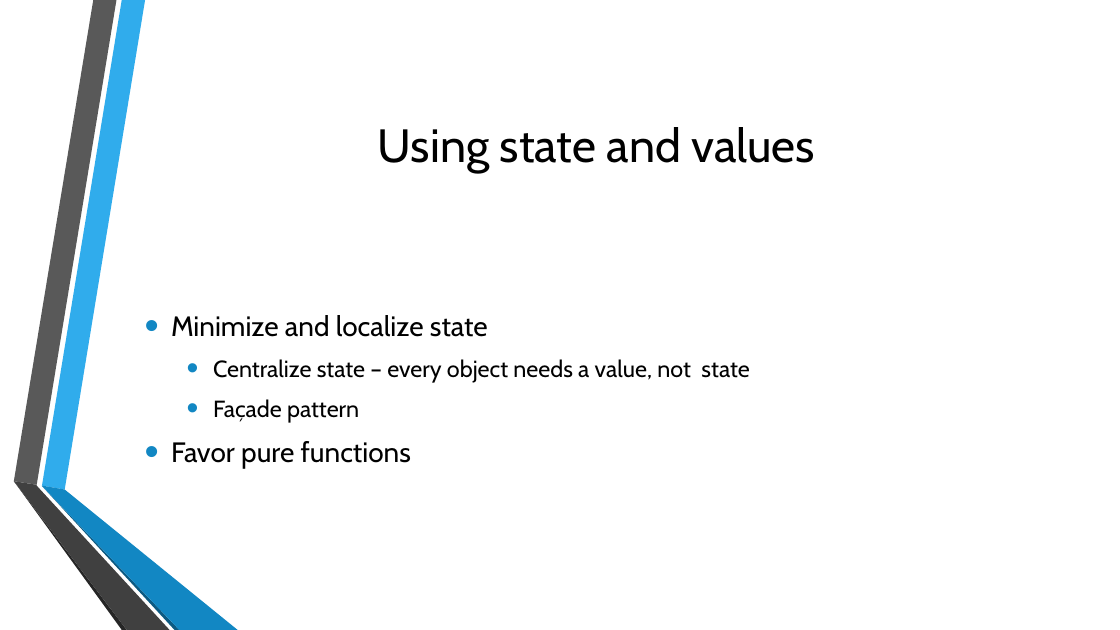
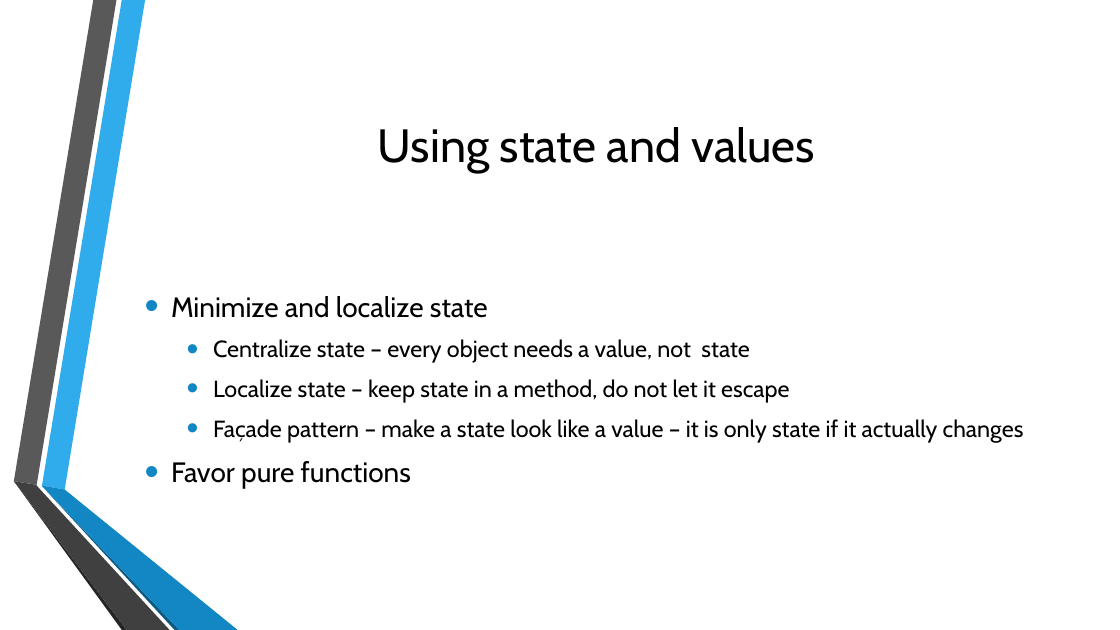
Before and after one commit to m0smith/presentations, a slide deck: slide 9 of FunctionalProgrammingForJavaDevelopers/ppt/Functional Programming for Object-Oriented Developers.pptx (slide 8 before the commit). Drawn at 1120x630 pixels with LibreOffice and Linux fonts; fonts in the diff are those of the drawing; background and template pictures are left out. Boxes give left, top, right and bottom in pixels: in the first picture for what was removed or moved away, otherwise in the second. Text is boxed around its words. In the diff, an @@ line names an element or a change of style, - is before the commit and + after.

```diff
--- a/FunctionalProgrammingForJavaDevelopers/ppt/Functional Programming for Object-Oriented Developers.pptx
+++ b/FunctionalProgrammingForJavaDevelopers/ppt/Functional Programming for Object-Oriented Developers.pptx
@@ text at box(213, 379, 1024, 442): text changed @@
-  • Façade pattern
+  • Localize state – keep state in a method, do not let it escape
+  • Façade pattern – make a state look like a value – it is only state if it actually changes
```
Also in this commit, not shown: 6 other slides changed, 3 slides added.
